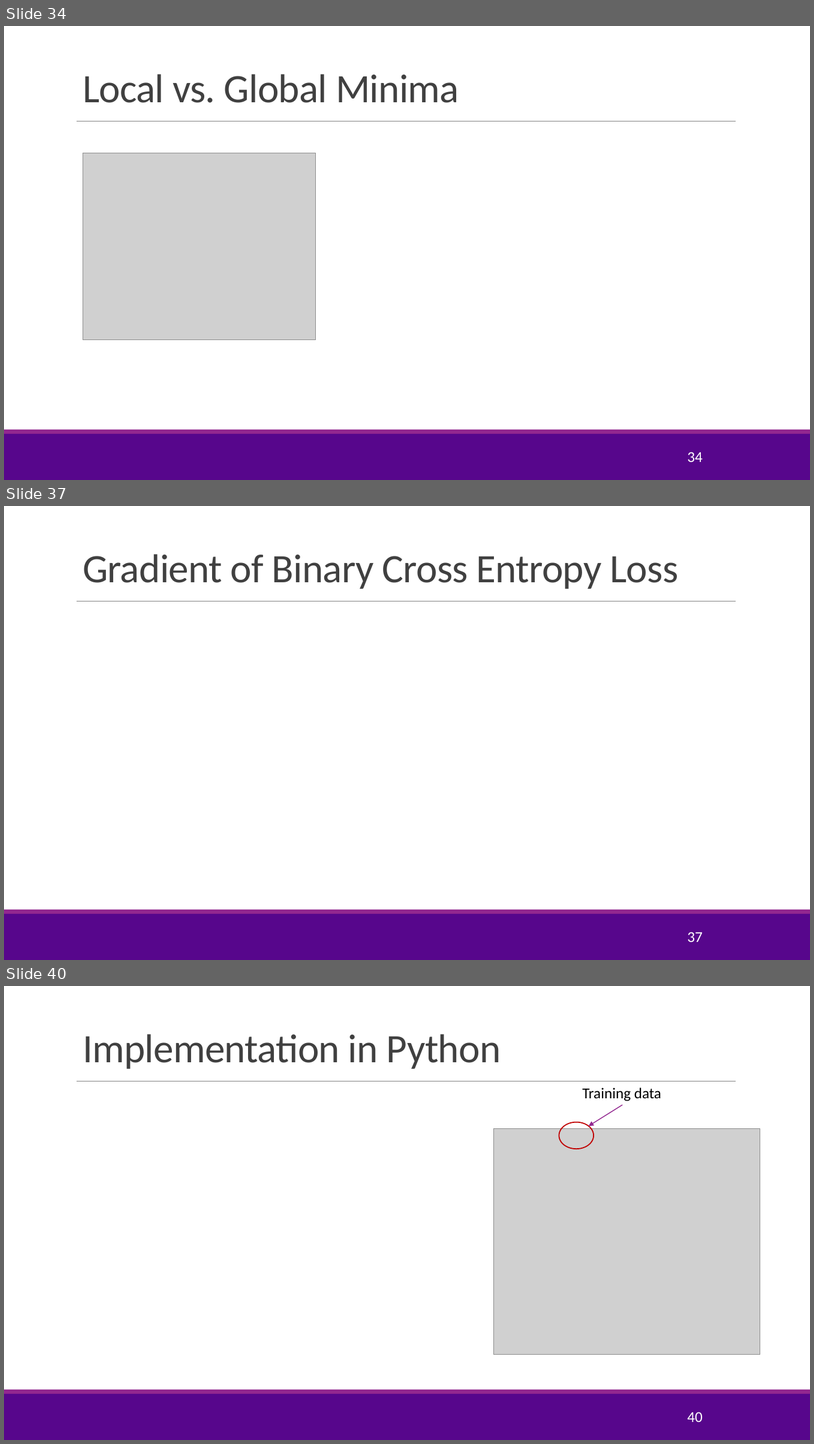
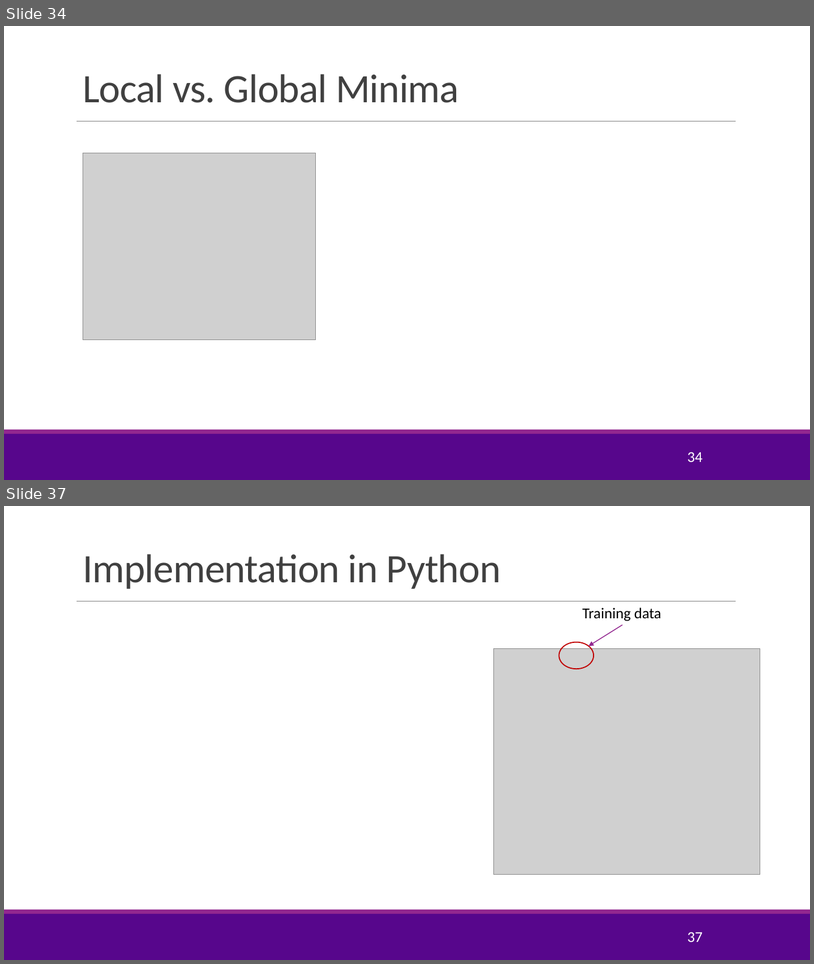
Before and after one commit to sdrangan/introml, a slide deck: lectures/Lect07_Optim.pptx. Shown one above the other, each under a label of ours: slides 34, 37 and 40 before the commit, slides 34 and 37 after it; the slides between them are not shown. The pictures are 814x1444 and 814x964 pixels, drawn with LibreOffice and Linux fonts; fonts in the diff are those of the drawing; grey boxes stand for pictures; background and template pictures are left out. Boxes give left, top, right and bottom in pixels: in the first picture for what was removed or moved away, otherwise in the second. Text is boxed around its words. In the diff, an @@ line names an element or a change of style, - is before the commit and + after.

```diff
--- a/lectures/Lect07_Optim.pptx
+++ b/lectures/Lect07_Optim.pptx
@@ slide 37 removed at (4,506,810,960), background #FFFFFF; not listed: 3 template elements that a slide beside it also shows @@
@@ title removed at (83,554,678,589) @@
-Gradient of Binary Cross Entropy Loss
@@ page number removed at (687,931,703,942) @@
-37
@@ what was slide 40 is now slide 37 @@
@@ page number at (687,931,703,942): text changed @@
-40
+37
```
Also in this commit, not shown: 11 slides changed, 2 slides added, 4 other slides removed, 3 other files.
